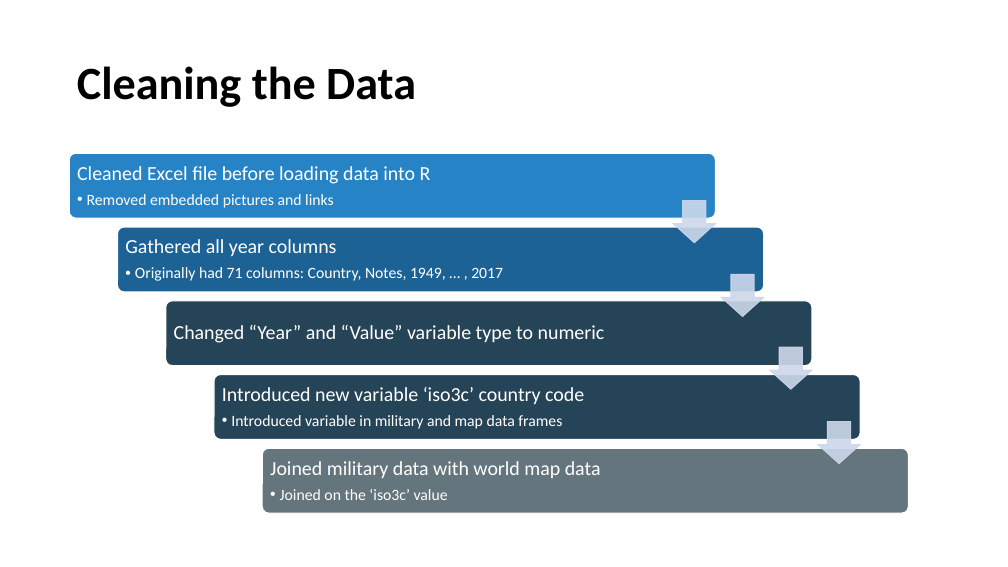
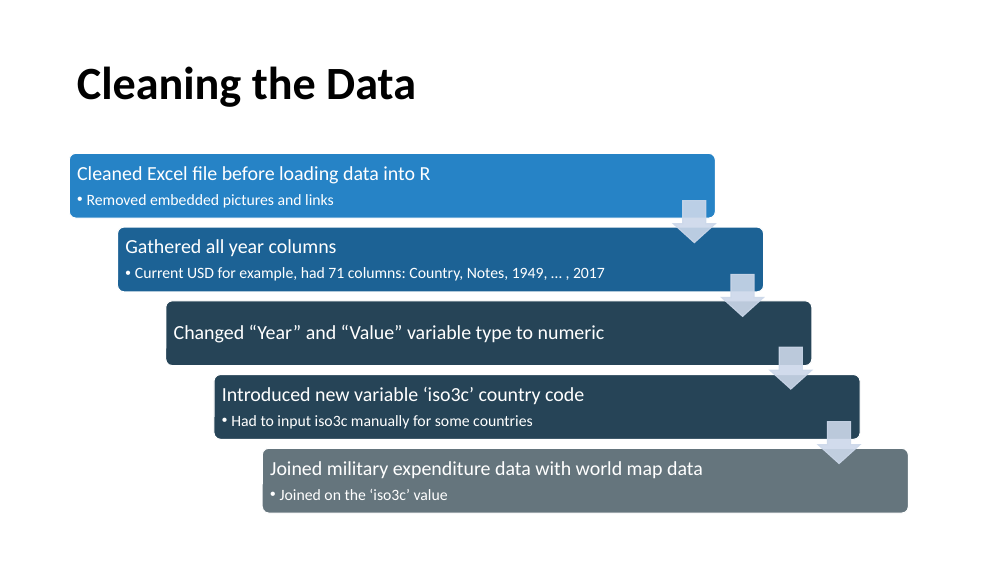
Before and after one commit to xazip/ds202_Final_Project, a slide deck: slide 4 of DS 202 Final Presentation.pptx. Drawn at 1008x567 pixels with LibreOffice and Linux fonts; fonts in the diff are those of the drawing. Boxes give left, top, right and bottom in pixels: in the first picture for what was removed or moved away, otherwise in the second. Text is boxed around its words. In the diff, an @@ line names an element or a change of style, - is before the commit and + after.

```diff
--- a/DS 202 Final Presentation.pptx
+++ b/DS 202 Final Presentation.pptx
@@ text at (135,267,605,281): text changed @@
-  • Originally had 71 columns: Country, Notes, 1949, … , 2017
+  • Current USD for example, had 71 columns: Country, Notes, 1949, … , 2017
@@ text at (231,415,533,429): text changed @@
-  • Introduced variable in military and map data frames
+  • Had to input iso3c manually for some countries
@@ text at (270,461,703,478): text changed @@
-Joined military data with world map data
+Joined military expenditure data with world map data
```
Also in this commit, not shown: 4 slides added, 4 slides removed.
